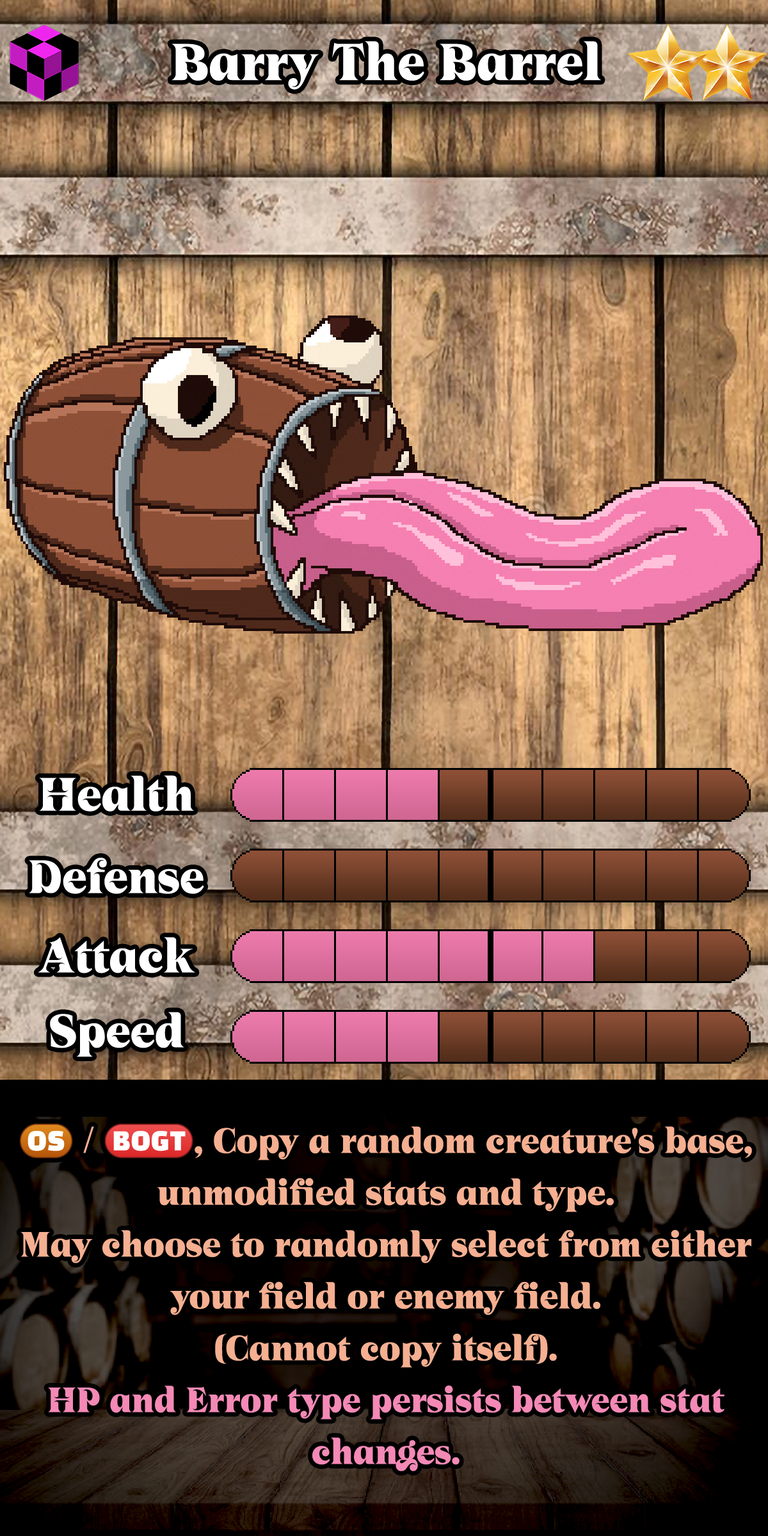
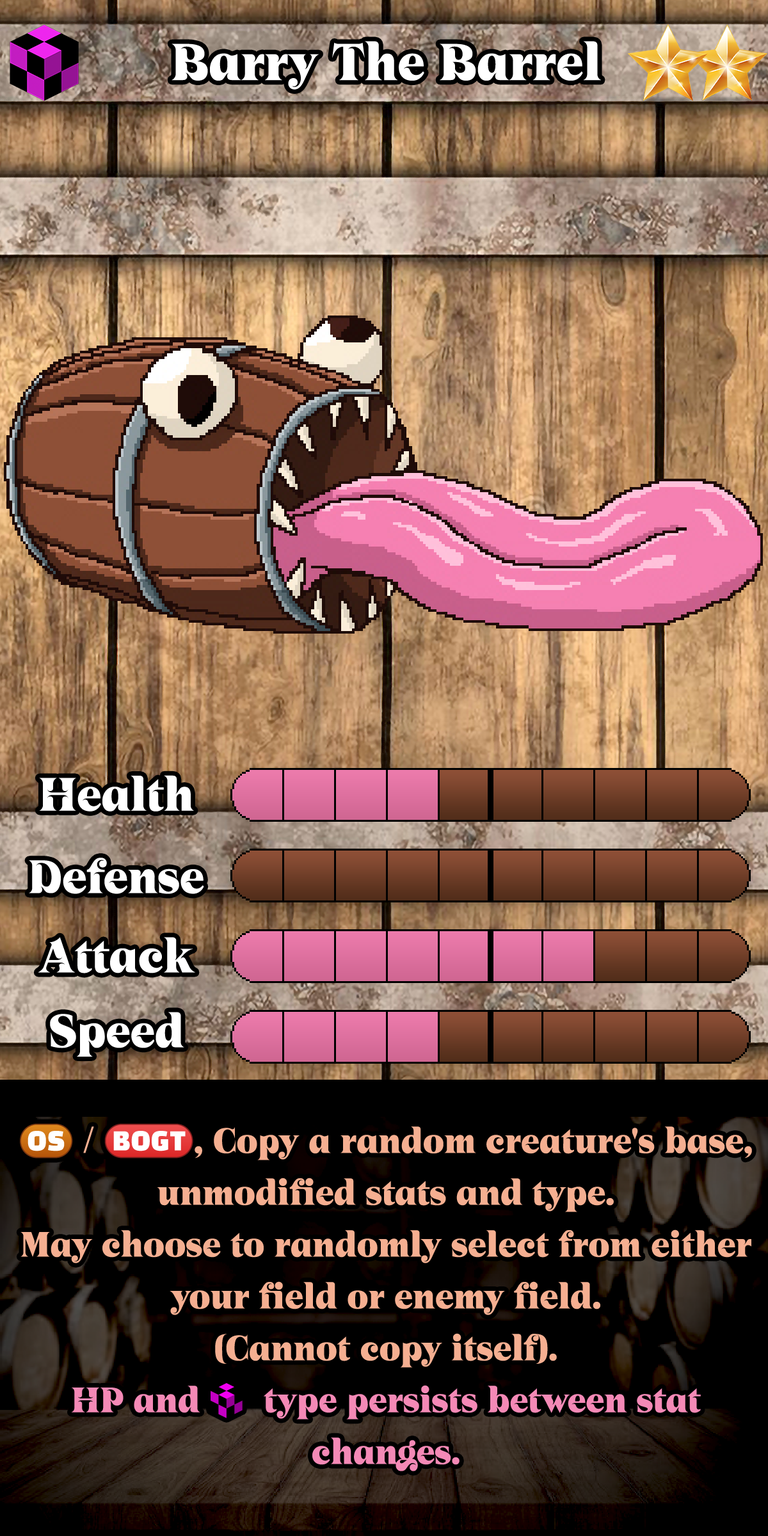
Comparing the layer stacks of the two 768×1536 images. Changes:
painted on "Ability" over [47, 1382, 725, 1420]
